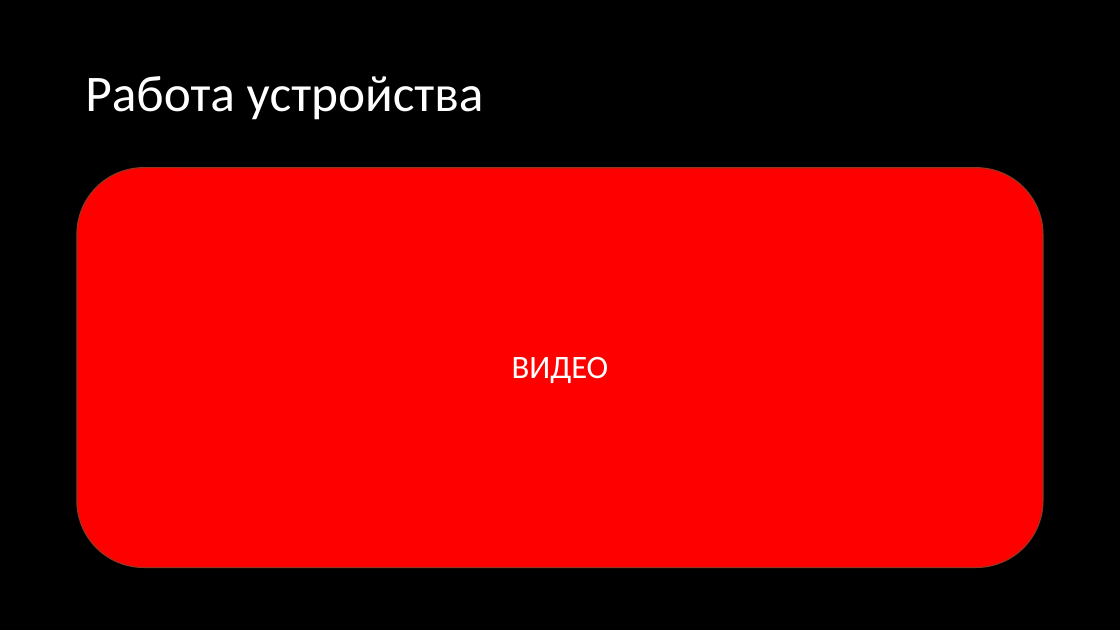
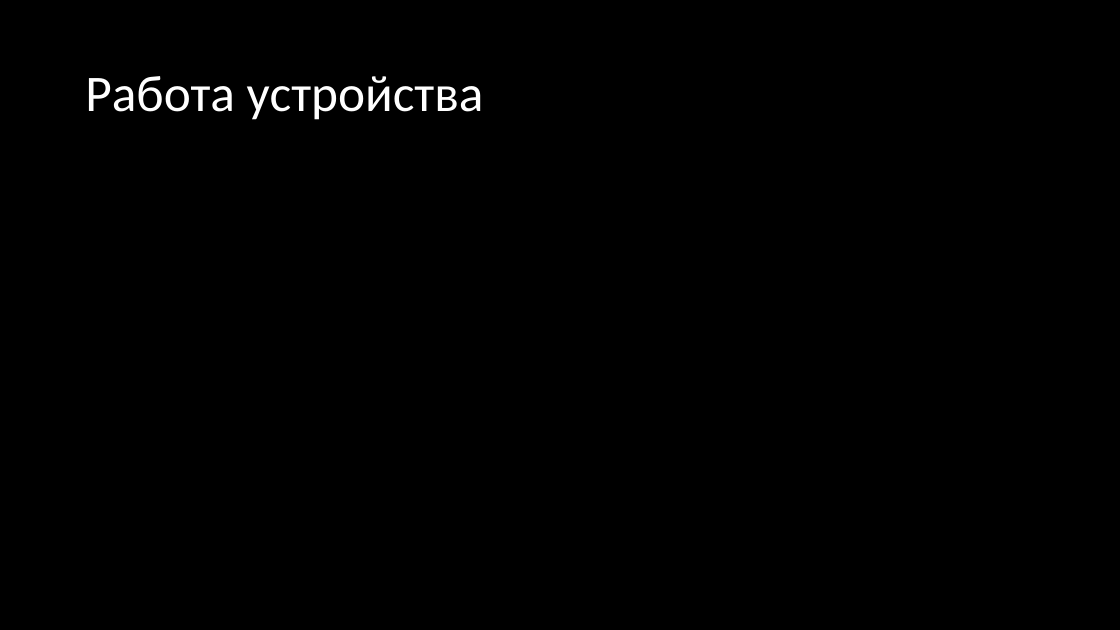
Before and after one commit to maxim5858mru/graduate-work-college-tiu, a slide deck: slide 7 of Text/Дипломная работа/Презентация.pptx (slide 6 before the commit). Drawn at 1120x630 pixels with LibreOffice and Linux fonts; fonts in the diff are those of the drawing. Boxes give left, top, right and bottom in pixels: in the first picture for what was removed or moved away, otherwise in the second. Text is boxed around its words. In the diff, an @@ line names an element or a change of style, - is before the commit and + after.

```diff
--- a/Text/Дипломная работа/Презентация.pptx
+++ b/Text/Дипломная работа/Презентация.pptx
@@ text removed at [77,168,1044,568] @@
-ВИДЕО
```
Also in this commit, not shown: 5 other slides changed, 1 slide added, 7 other files.
